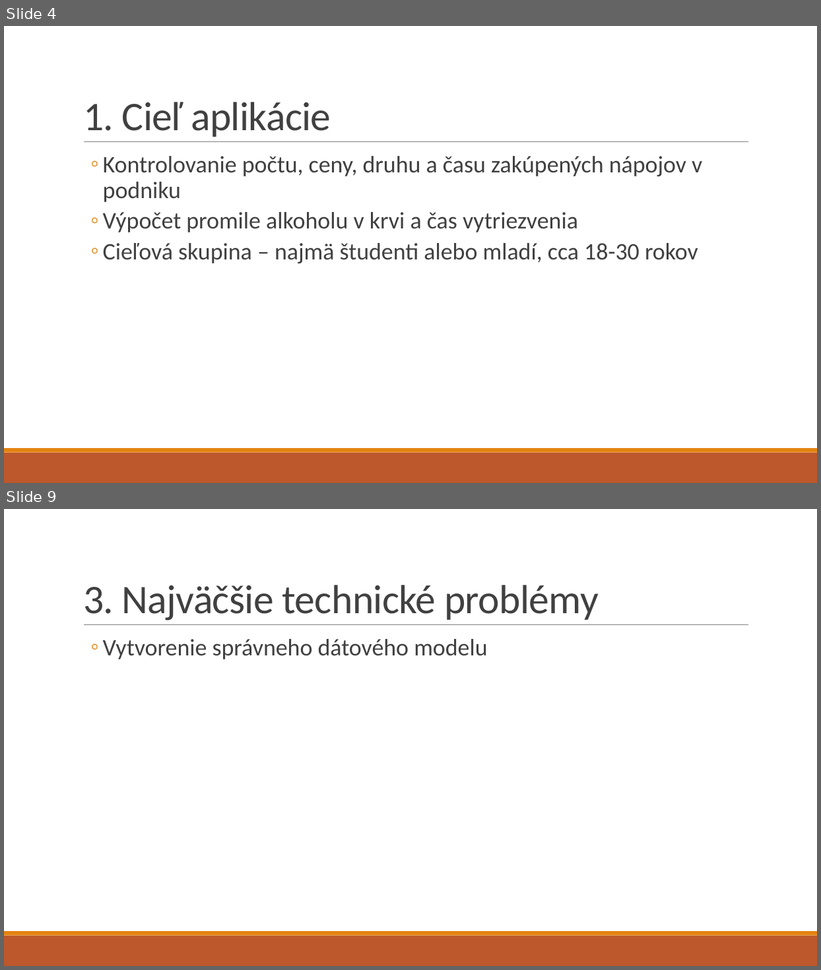
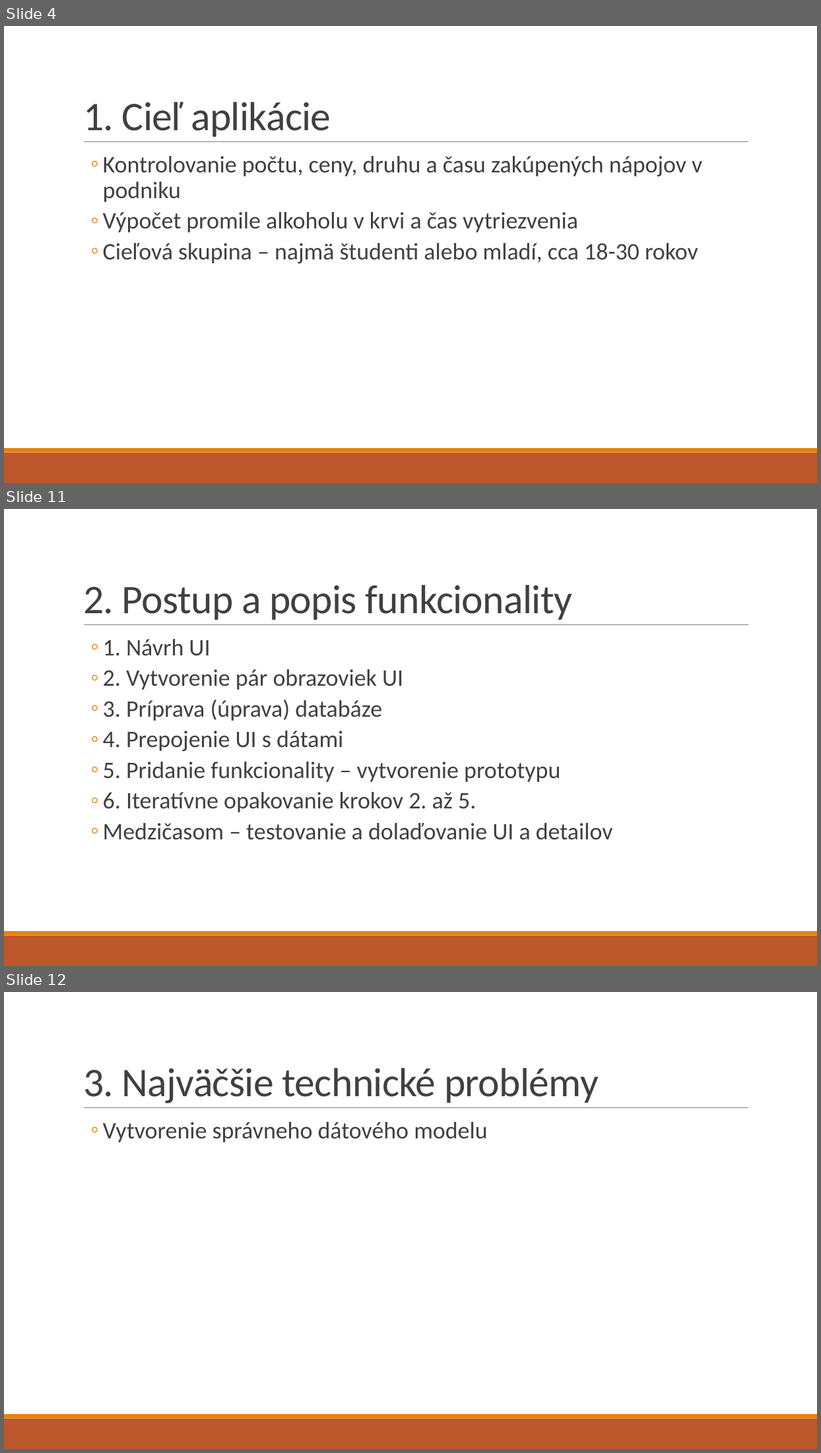
Before and after one commit to rtrembecky/drink_tracker, a slide deck: Presentation/Drink Tracker.pptx. Shown one above the other, each under a label of ours: slides 4 and 9 before the commit, slides 4, 11 and 12 after it; the slides between them are not shown. The pictures are 821x970 and 821x1453 pixels, drawn with LibreOffice and Linux fonts; fonts in the diff are those of the drawing. Boxes give left, top, right and bottom in pixels: in the first picture for what was removed or moved away, otherwise in the second. Text is boxed around its words. In the diff, an @@ line names an element or a change of style, - is before the commit and + after.

```diff
--- a/Presentation/Drink Tracker.pptx
+++ b/Presentation/Drink Tracker.pptx
@@ slide 11 added at [4,509,817,966], background #FFFFFF; not listed: 3 template elements that a slide beside it also shows @@
@@ title added at [83,585,572,620], 48 pt, text #404040 @@
+2. Postup a popis funkcionality
@@ text added at [103,639,613,840], 28 pt, text #404040 @@
+  ◦ 1. Návrh UI
+  ◦ 2. Vytvorenie pár obrazoviek UI
+  ◦ 3. Príprava (úprava) databáze
+  ◦ 4. Prepojenie UI s dátami
+  ◦ 5. Pridanie funkcionality – vytvorenie prototypu
+  ◦ 6. Iteratívne opakovanie krokov 2. až 5.
+  ◦ Medzičasom – testovanie a dolaďovanie UI a detailov
@@ what was slide 9 is now slide 12 @@
```
Also in this commit, not shown: 4 slides changed, 4 other slides added, 14 other files.
